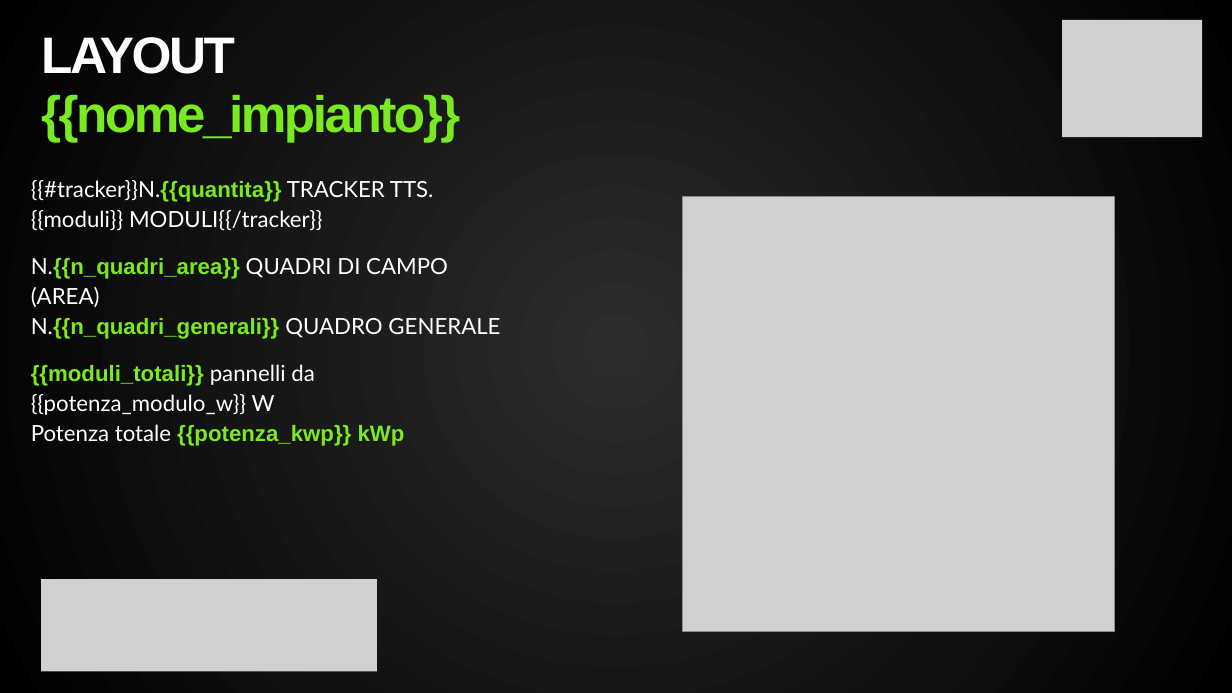
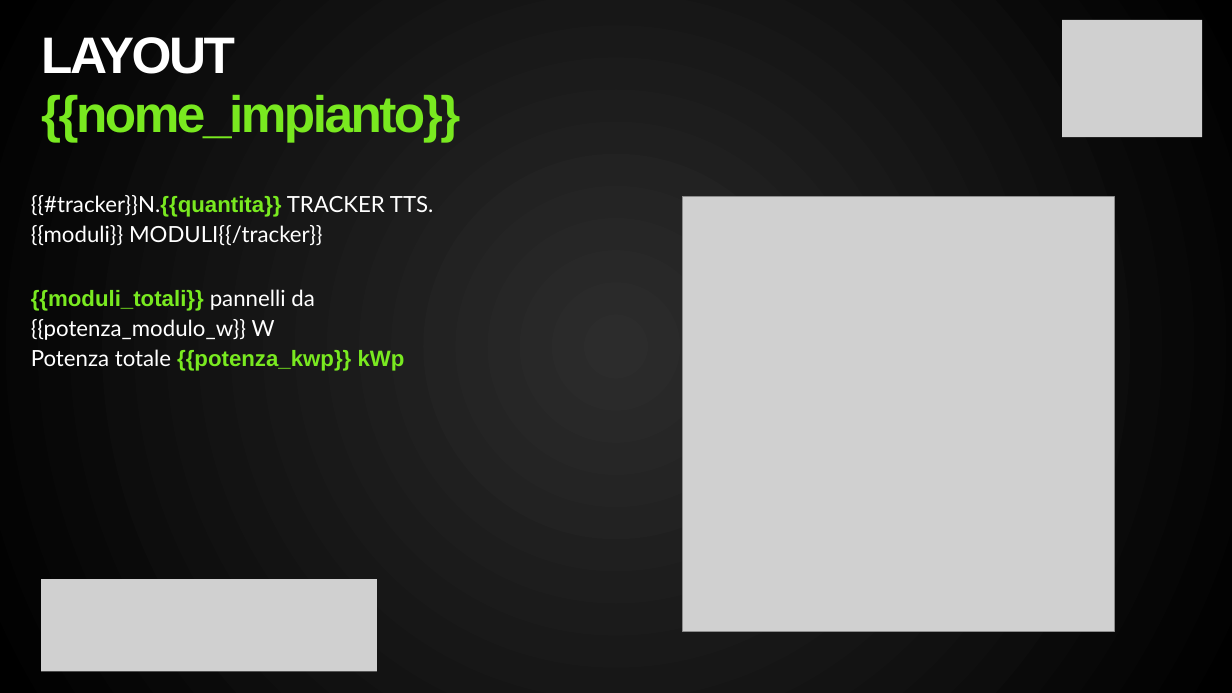
Before and after one commit to Giovanni301183/Conf, a slide deck: slide 6 of public/offerta/modello-offerta.pptx (slide 4 before the commit). Drawn at 1232x693 pixels with LibreOffice and Linux fonts; fonts in the diff are those of the drawing; grey boxes stand for pictures. Boxes give left, top, right and bottom in pixels: in the first picture for what was removed or moved away, otherwise in the second. Text is boxed around its words. In the diff, an @@ line names an element or a change of style, - is before the commit and + after.

```diff
--- a/public/offerta/modello-offerta.pptx
+++ b/public/offerta/modello-offerta.pptx
@@ text "{{#tracker}}N.{{quantita}} TRACKER TTS.{{moduli}} MODULI{{/t ...": place and size @@
-text "{{#tracker}}N.{{quantita}} TRACKER TTS.{{moduli}} MODULI{{/t ..." at (31,180,500,446)
+text "{{#tracker}}N.{{quantita}} TRACKER TTS.{{moduli}} MODULI{{/t ..." at (31,195,434,371)
@@ text at (31,258,500,339): paragraphs removed @@
-N.{{n_quadri_area}} QUADRI DI CAMPO (AREA)
-N.{{n_quadri_generali}} QUADRO GENERALE
```
Also in this commit, not shown: 4 other slides changed, 4 slides added, 4 other files.
